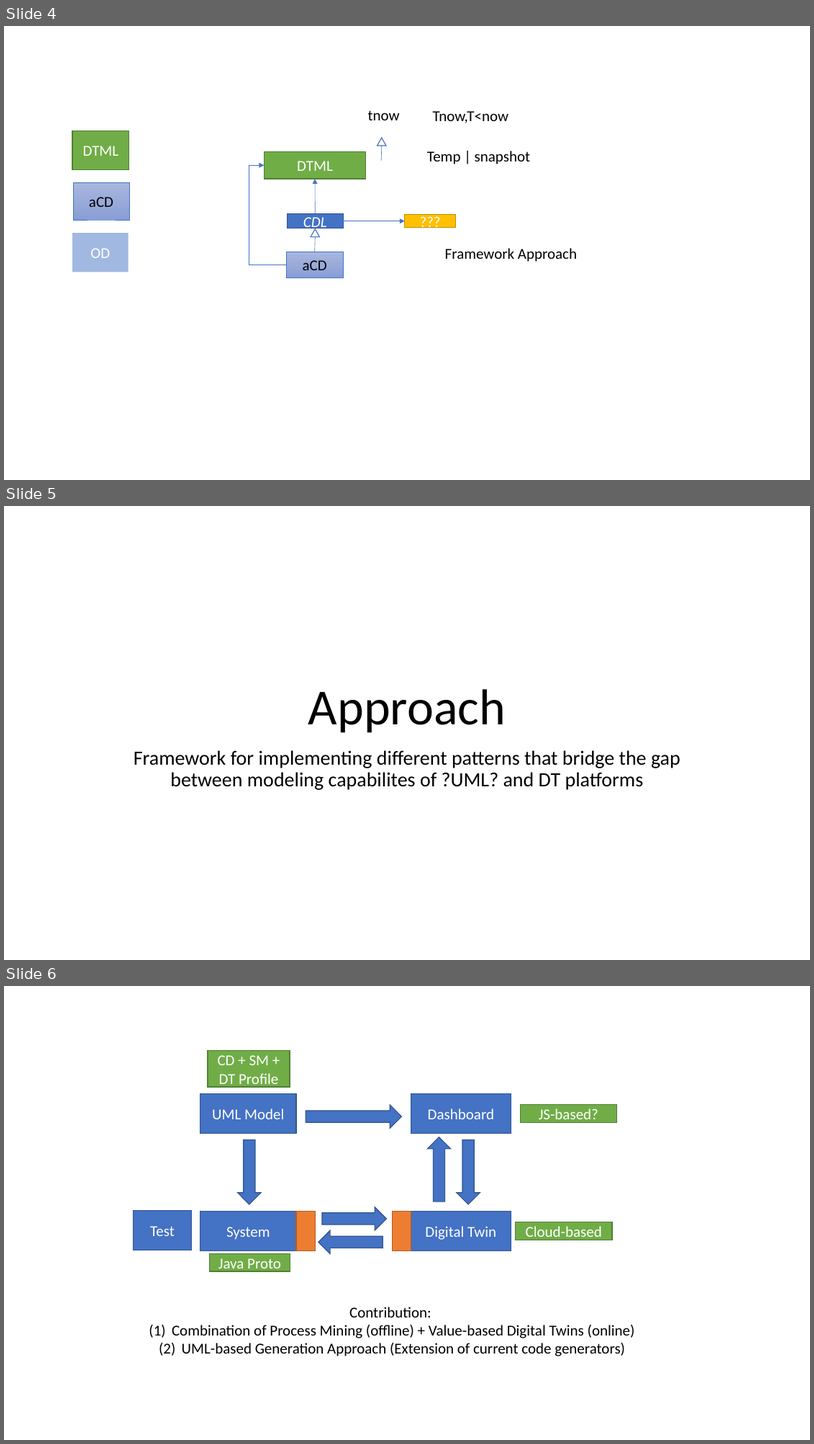
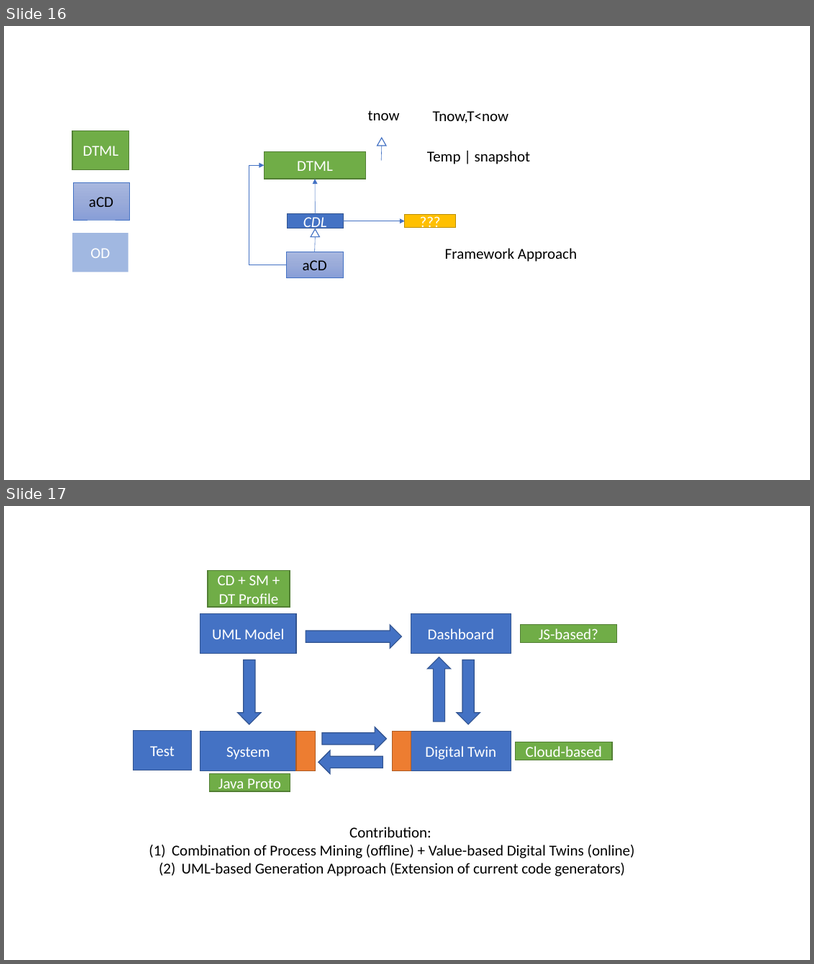
Before and after one commit to cdl-mint/at-journal, a slide deck: figures/2022_AT_Figures.pptx. Shown one above the other, each under a label of ours: slides 4, 5 and 6 before the commit, slides 16 and 17 after it. The pictures are 814x1444 and 814x964 pixels, drawn with LibreOffice and Linux fonts; fonts in the diff are those of the drawing. Boxes give left, top, right and bottom in pixels: in the first picture for what was removed or moved away, otherwise in the second. Text is boxed around its words. In the diff, an @@ line names an element or a change of style, - is before the commit and + after.

```diff
--- a/figures/2022_AT_Figures.pptx
+++ b/figures/2022_AT_Figures.pptx
@@ slide 5 removed at (4, 506, 810, 960), background #FFFFFF @@
@@ title removed at (309, 689, 506, 733) @@
-Approach
@@ subtitle removed at (134, 750, 681, 790) @@
-Framework for implementing different patterns that bridge the gap between modeling capabilites of ?UML? and DT platforms
@@ what was slide 4 is now slide 16 @@
@@ what was slide 6 is now slide 17 @@
```
Also in this commit, not shown: 4 slides changed, 9 slides added, 2 other slides removed, 5 other files.
